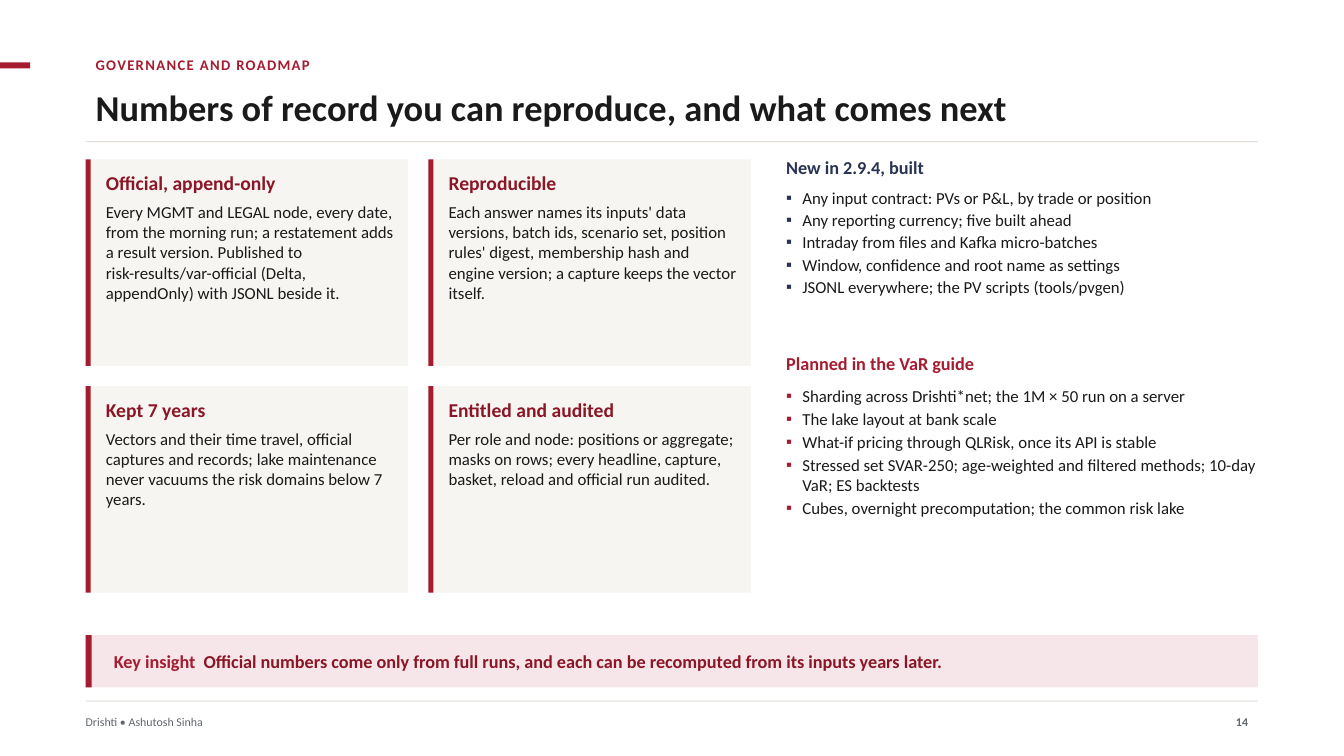
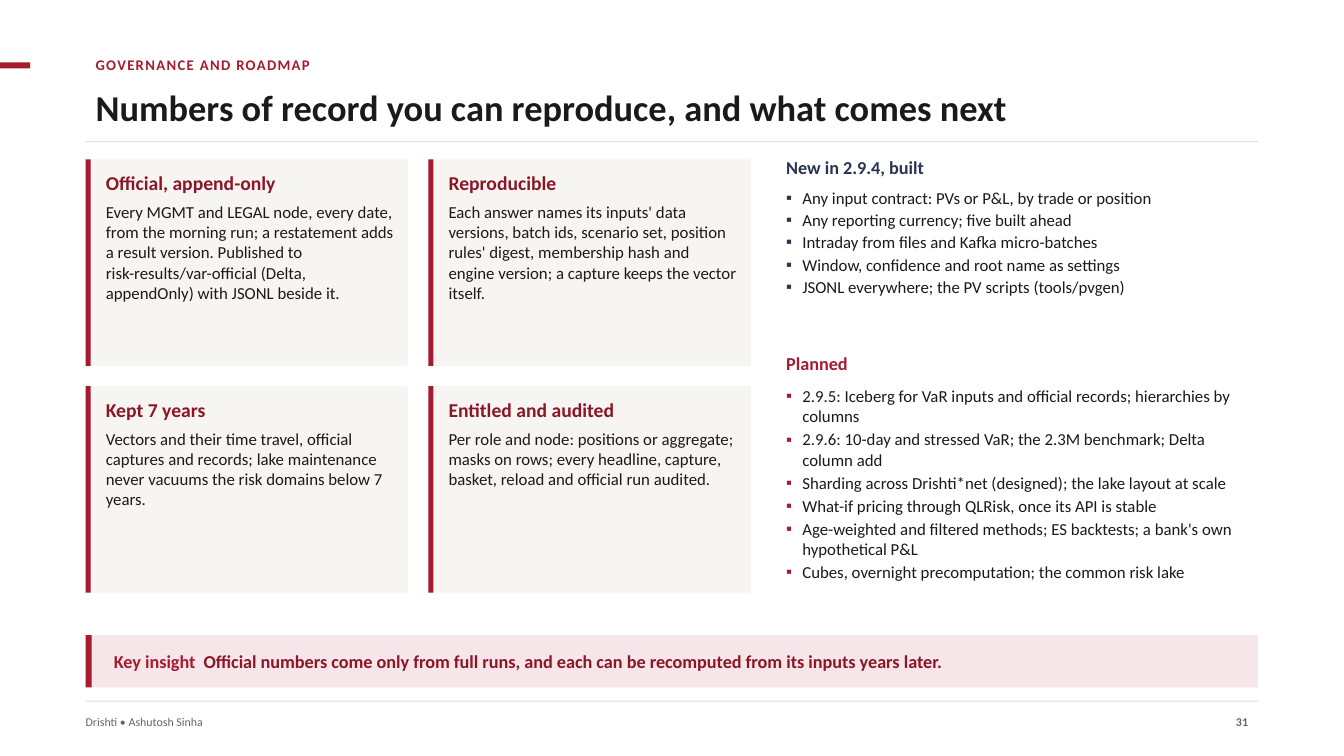
Before and after one commit to ajsinha/drishti, a slide deck: slide 31 of docs/publications/Drishti-VaR-Engine.pptx (slide 14 before the commit). Drawn at 1344x756 pixels with LibreOffice and Linux fonts; fonts in the diff are those of the drawing. Boxes give left, top, right and bottom in pixels: in the first picture for what was removed or moved away, otherwise in the second. Text is boxed around its words. In the diff, an @@ line names an element or a change of style, - is before the commit and + after.

Commit message:
VaR engine deck expanded to 34 slides: hierarchies, the pricing-system record and onboarding, 10-day and stressed VaR, capacity and the hardware plan with 39% headroom, Delta or Iceberg, schema changes, deployment options, AWS deployment and cost (ECS, Fargate, S3 first; options A, B and sharded C), operations, model risk and controls, rollout, glossary

```diff
--- a/docs/publications/Drishti-VaR-Engine.pptx
+++ b/docs/publications/Drishti-VaR-Engine.pptx
@@ text at [786, 357, 847, 370]: text changed @@
-Planned in the VaR guide
+Planned
@@ text at [802, 390, 1230, 492]: text changed @@
-▪ Sharding across Drishti*net; the 1M × 50 run on a server
-▪ The lake layout at bank scale
+▪ 2.9.5: Iceberg for VaR inputs and official records; hierarchies by columns
+▪ 2.9.6: 10-day and stressed VaR; the 2.3M benchmark; Delta column add
+▪ Sharding across Drishti*net (designed); the lake layout at scale
@@ text at [802, 523, 1232, 558]: text changed @@
-▪ Stressed set SVAR-250; age-weighted and filtered methods; 10-day VaR; ES backtests
+▪ Age-weighted and filtered methods; ES backtests; a bank's own hypothetical P&L
@@ page number at [1236, 718, 1248, 726]: text changed @@
-14
+31
```
Also in this commit, not shown: 5 other slides changed, 19 slides added, 1 other file.
